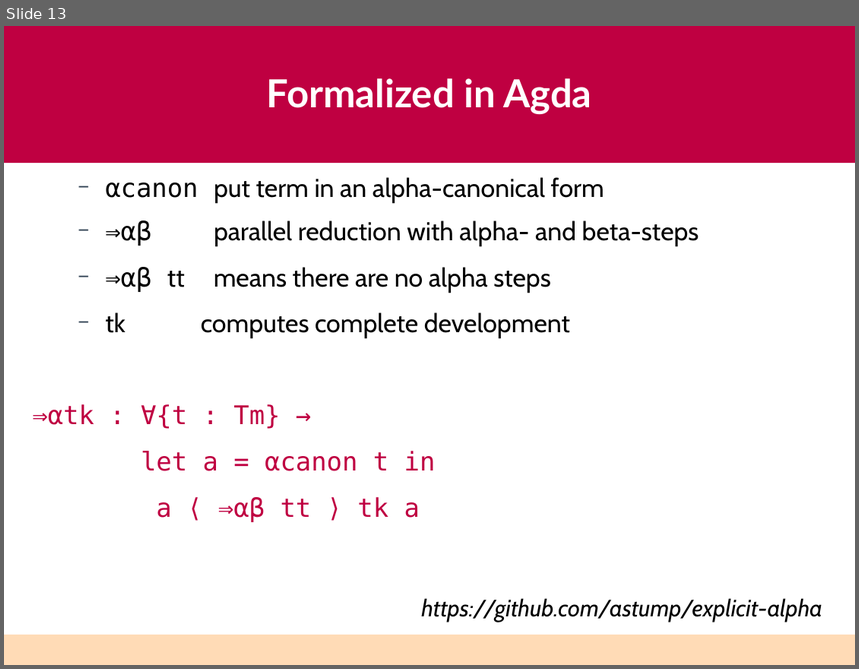
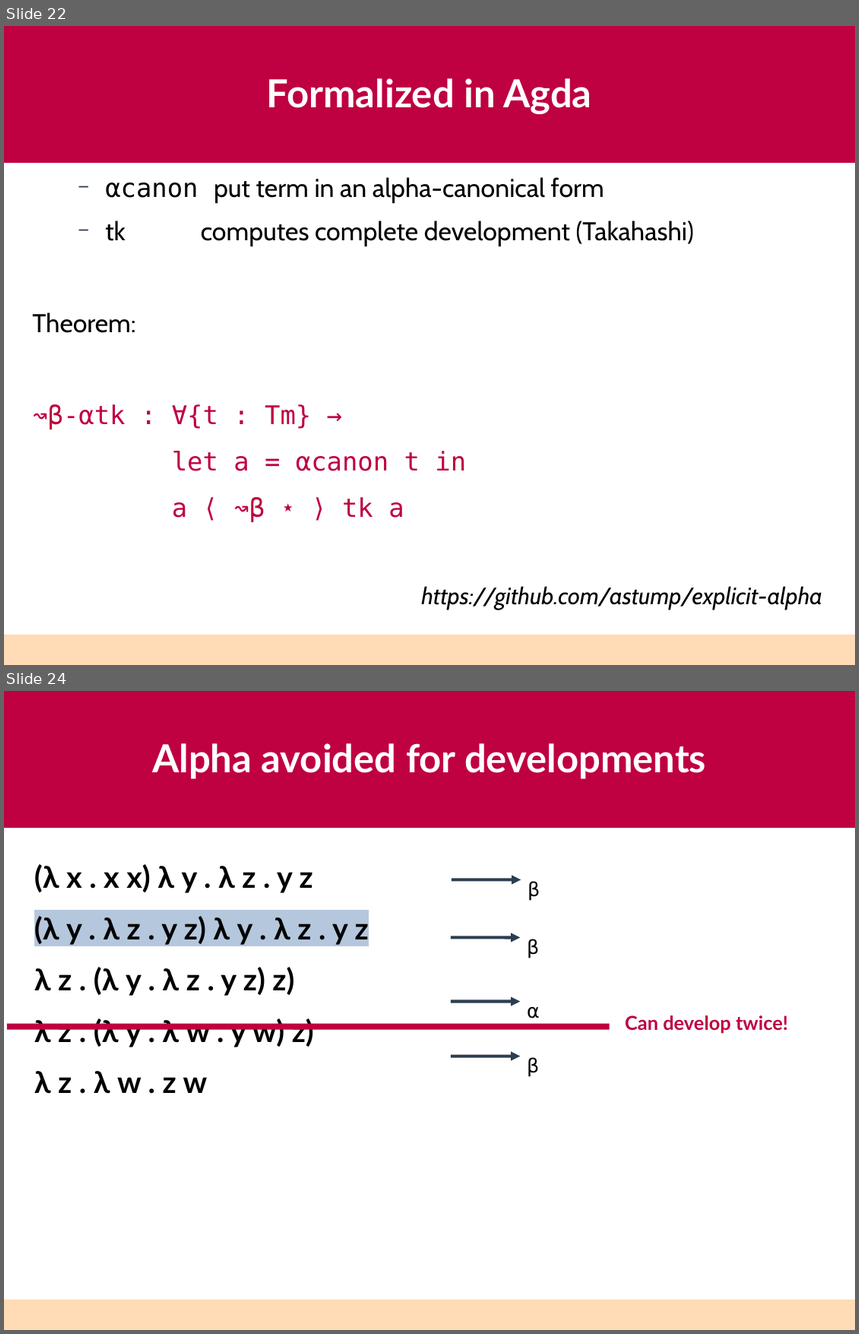
Before and after one commit to astump/explicit-alpha, a slide deck: talks/haskell-2026-lightning-talk/aaron-stump-haskell-2026.odp. Shown one above the other, each under a label of ours: slide 13 before the commit, slides 22 and 24 after it; the slides between them are not shown. The pictures are 859x669 and 859x1334 pixels, drawn with LibreOffice and Linux fonts; fonts in the diff are those of the drawing. Boxes give left, top, right and bottom in pixels: in the first picture for what was removed or moved away, otherwise in the second. Text is boxed around its words. In the diff, an @@ line names an element or a change of style, - is before the commit and + after.

```diff
--- a/talks/haskell-2026-lightning-talk/aaron-stump-haskell-2026.odp
+++ b/talks/haskell-2026-lightning-talk/aaron-stump-haskell-2026.odp
@@ slide 24 added at (4,691,855,1330), background #FFFFFF; not listed: 2 template elements that a slide beside it also shows @@
@@ title added at (152,743,706,779), 36 pt, text #FFFFFF, bold @@
+Alpha avoided for developments
@@ text added at (34,864,369,1094), 28 pt, text #000000, bold @@
+(λ x . x x) λ y . λ z . y z
+(λ y . λ z . y z) λ y . λ z . y z
+λ z . (λ y . λ z . y z) z)
+λ z . (λ y . λ w . y w) z)
+λ z . λ w . z w
@@ arrow added from (451, 879) to (521, 879), #2C3E50 2.89 pt @@
@@ text added at (528,881,540,901), 18 pt, text #000000 @@
+β
@@ arrow added from (450, 937) to (520, 937), #2C3E50 2.89 pt @@
@@ text added at (527,939,539,959), 18 pt, text #000000 @@
+β
@@ arrow added from (450, 1002) to (520, 1002), #2C3E50 2.89 pt @@
@@ text added at (527,1006,540,1019), 18 pt, text #000000 @@
+α
@@ line added from (7, 1026) to (610, 1026), #BF0041 5.67 pt @@
@@ text added at (625,1016,788,1034), 18 pt, text #BF0041, bold @@
+Can develop twice!
@@ arrow added from (450, 1057) to (520, 1057), #2C3E50 2.89 pt @@
@@ text added at (527,1057,539,1077), 18 pt, text #000000 @@
+β
@@ what was slide 13 is now slide 22 @@
@@ slide 22 changed as well @@
@@ text at (32,221,694,430): text changed @@
-  − ⇒αβ parallel reduction with alpha- and beta-steps
-  − ⇒αβ tt means there are no alpha steps
-  − tk computes complete development
-⇒αtk : ∀{t : Tm} →
+  − tk computes complete development (Takahashi)
+Theorem:
+↝β-αtk : ∀{t : Tm} →
@@ text at (172,497,404,522): text changed @@
-a ⟨ ⇒αβ tt ⟩ tk a
+a ⟨ ↝β ⋆ ⟩ tk a
```
Also in this commit, not shown: 5 other slides changed, 11 other slides added.
